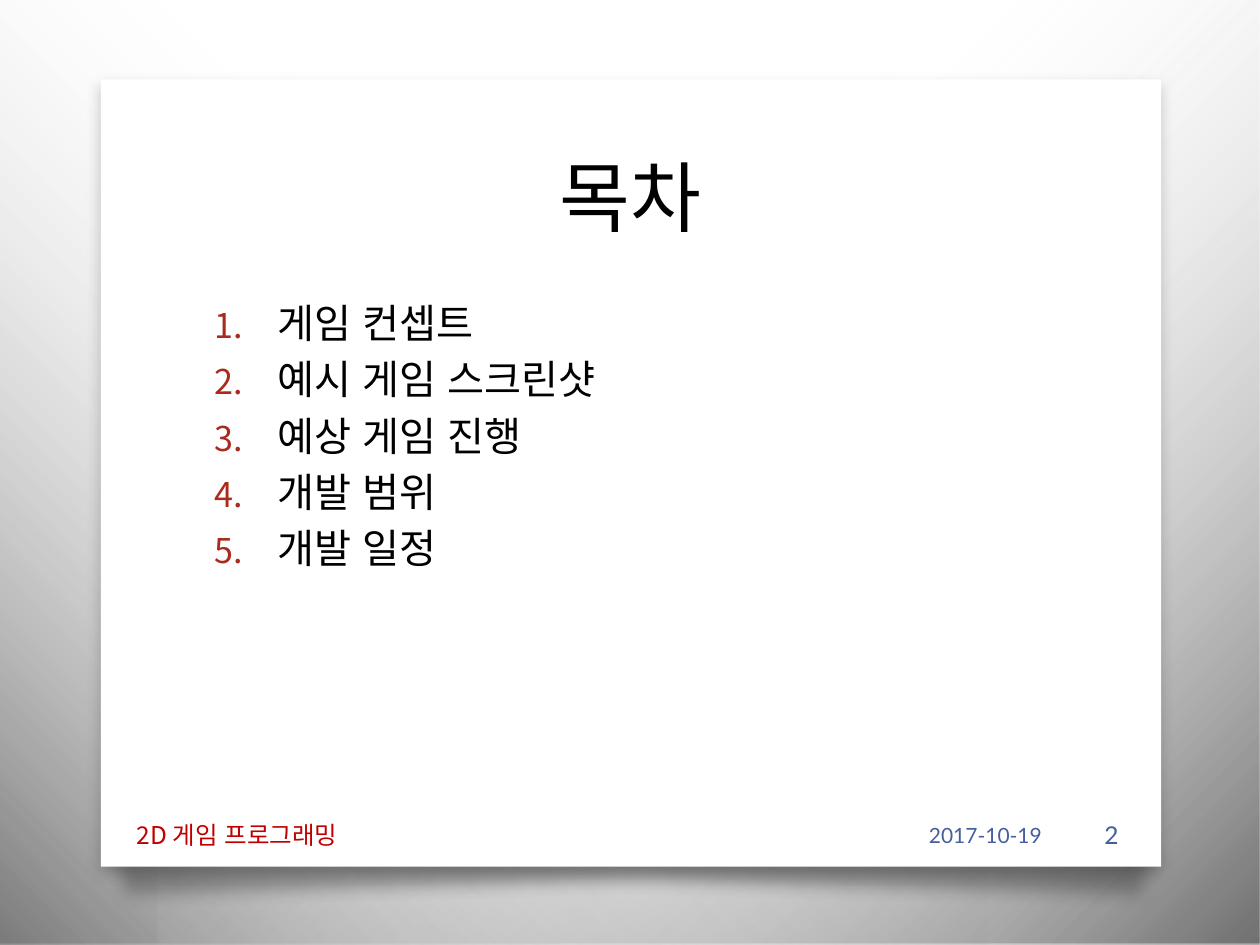
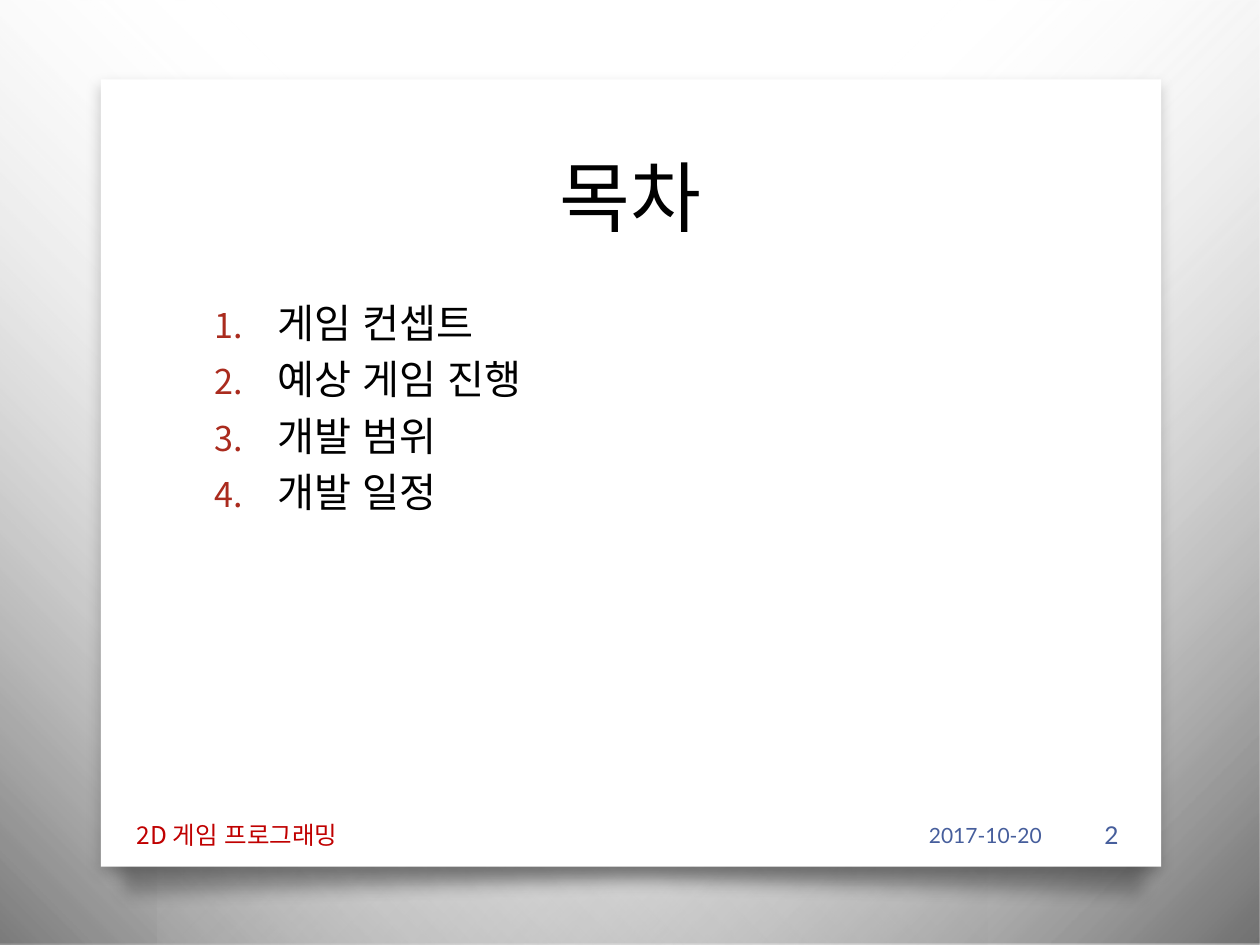
Before and after one commit to iconstudio/2017-Platformer, a slide deck: slide 2 of slides/2016180042_진윤성_2DGP_1차발표.pptx. Drawn at 1260x945 pixels with LibreOffice and Linux fonts; fonts in the diff are those of the drawing; background and template pictures are left out. Boxes give left, top, right and bottom in pixels: in the first picture for what was removed or moved away, otherwise in the second. Text is boxed around its words. In the diff, an @@ line names an element or a change of style, - is before the commit and + after.

```diff
--- a/slides/2016180042_진윤성_2DGP_1차발표.pptx
+++ b/slides/2016180042_진윤성_2DGP_1차발표.pptx
@@ text at (277, 360, 596, 398): paragraph removed @@
-2. 예시 게임 스크린샷
@@ text at (929, 828, 1042, 843): text changed @@
-2017-10-19
+2017-10-20
```
Also in this commit, not shown: 11 other slides changed, 2 other files.
